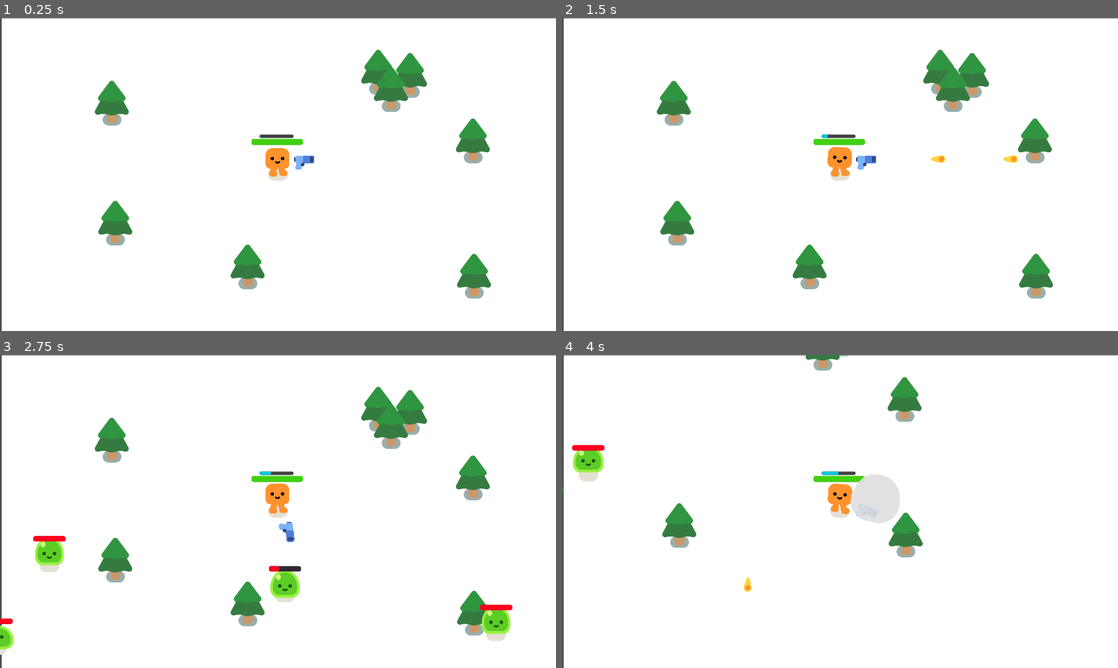
Above: before the commit, frames 1-4 (two rows, left to right).
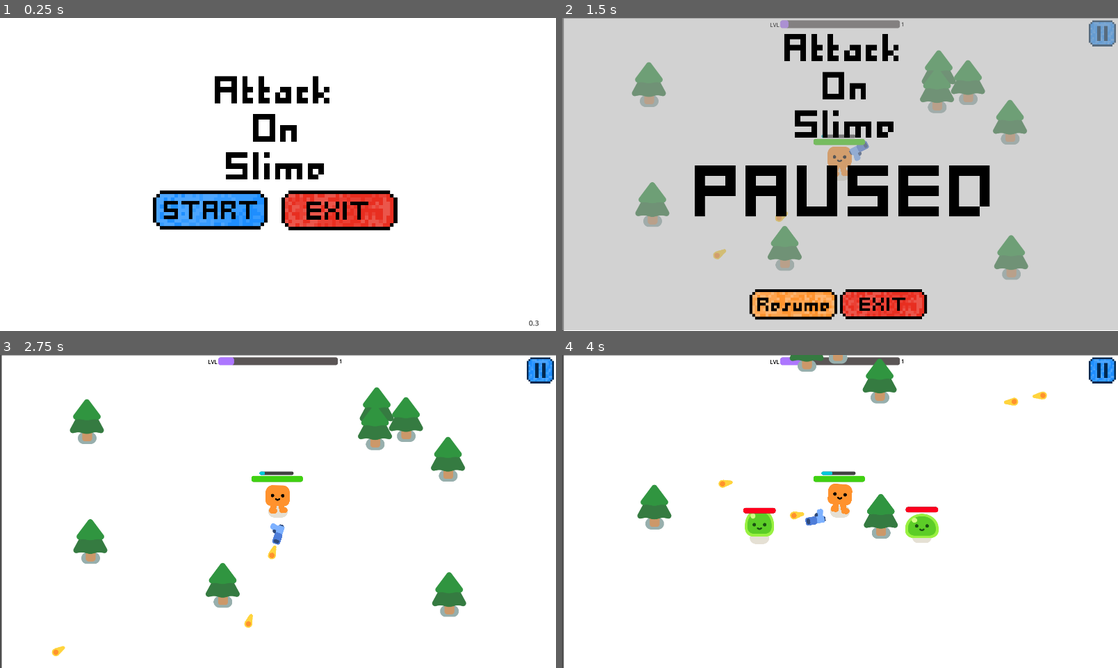
Above: after the commit, the same moments.

Repository: ViRUSv69/First-Game-Godot
Game: Godot game, scene res://scenes/start.tscn
Two runs of this game, one before a commit and one after it. Both use one fixed random seed, a clock stepped at 60 frames per second and the inputs below. Before the commit the project starts from res://game.tscn.
Inputs (mouse positions are in pixels of both pictures, inside the frame that each line leads up to):
- Up to frame 1 (0.25 s): no input
- Up to frame 2 (1.5 s): click (773, 208) at 0.52 s; click (1101, 33) at 1.27 s
- Up to frame 3 (2.75 s): click (233, 639) at 2.02 s
- Up to frame 4 (4 s): move the mouse to (962, 495) at 2.77 s; hold D (move_right) 2.78-3.53 s; tap Space (attack) at 2.85, 3.8 s; tap K (change) at 3.05, 3.6 s; move the mouse to (728, 527) at 3.52 s; hold S (move_down) from 3.53 s (still down)

The runs differ from the first frame. In frame 1, 12% of the frame differs, in the area x 0-100%, y 0-100%; in frame 2, 99%; in frame 3, 9.7%; in frame 4, 7.0%.

Commit message:
0.3 GAME NAME : ATTACK ON SLIME Added : Pause Button in Game Screen Added : Start Screen Added : Level Bar Updated Game Mechanics : Shoots where you point your cursor Updated : Pause Menu Screen Updated : Game Over Screen Updated : Personalized Damage from Enemies Updated : Health Manager Updated : Now you get access to Rifle after Level 3 Fixed : Splash attack doesn't kill but applies a damage of 5

Diff:
--- /dev/null
+++ b/Scripts/health_manager.gd
@@ -0,0 +1,18 @@
+extends Node
+
+signal health_finished
+
+@export var Max_Player_Health = 100.0
+var Player_Health
+
+func _ready() -> void:
+	Player_Health = Max_Player_Health
+
+
+func decrease_heath(health_amount):
+	Player_Health -= health_amount
+	print(Player_Health)
+
+	if Player_Health <=0:
+		health_finished.emit()
+		print_debug("Player died")
--- /dev/null
+++ b/Scripts/level_bar.gd
@@ -0,0 +1,22 @@
+extends ProgressBar
+
+@onready var bar_value = 0
+@export var max_bar_value = 10
+var level = 0
+
+func _ready() -> void:
+	$Timer.start()
+
+func _process(delta: float) -> void:
+	%LevelBar.max_value = max_bar_value
+	bar_value = $Timer.wait_time - $Timer.time_left
+	%LevelBar.value = bar_value
+	if bar_value == 0:
+		level += 1
+	%leveltext.text = str(level)
+
+func _on_timer_timeout() -> void:
+	bar_value = 0
+	max_bar_value += 10
+	$Timer.wait_time += 10
+	$Timer.start()
--- a/scenes/pause_menu.gd
+++ b/Scripts/paused.gd
@@ -1,9 +1,8 @@
-extends Control
-
+extends Node
 
 func _on_resume_pressed() -> void:
-	%PauseMenu.hide()
+	%Paused.hide()
 	Engine.time_scale = 1
 
 func _on_quit_pressed() -> void:
-	get_tree().quit()
+	get_tree().change_scene_to_file("res://scenes/start.tscn")
--- a/Scripts/rifle.gd
+++ b/Scripts/rifle.gd
@@ -3,10 +3,8 @@
 @export var DAMAGE = 0.5
 
 func _physics_process(delta):
-	var mobs_in_range= get_overlapping_bodies()
-	if mobs_in_range.size() > 0:
-		var target_mob = mobs_in_range.front()
-		look_at(target_mob.global_position)
+	look_at(get_global_mouse_position())
+
 
 func shoot():
 	const BULLET = preload("res://bullet.tscn")
--- /dev/null
+++ b/Scripts/start.gd
@@ -0,0 +1,13 @@
+extends CanvasLayer
+
+func _ready() -> void:
+	var game:Game = Game.new()
+	var game_version = game.GAME_VERSION
+	print(game_version)
+	$ColorRect/Game_Version.text = game_version
+
+func _on_start_btn_pressed() -> void:
+	get_tree().change_scene_to_file("res://game.tscn")
+
+func _on_exit_btn_pressed() -> void:
+	get_tree().quit()
--- a/game.gd
+++ b/game.gd
@@ -1,7 +1,23 @@
 extends Node2D
+class_name Game
 
-@onready var pause_menu = %PauseMenu
+#---------------------------------------
+
+# GAME_NAME = "ATTACK ON SLIME"
+# GAME_DEVELOPER = "VIRUS"
+@export var GAME_VERSION = "0.3"
+
+#---------------------------------------
+
+@onready var pause_menu = %Paused
+func _ready() -> void:
+	HealthManager.health_finished.connect(health_finish)
+
 var pause = false
+
+func _process(delta: float) -> void:
+	if Input.is_action_just_pressed("pause"):
+		pauseMenu()
 
 func spawn():
 	var new_mob = preload("res://mob.tscn").instantiate()
@@ -10,7 +26,8 @@
 	add_child(new_mob)
 func _on_timer_timeout() -> void:
 	spawn()
-func _on_player_health_finish() -> void:
+
+func health_finish() -> void:
 	get_tree().change_scene_to_file("res://game_over.tscn")
 
 func health_spawn():
@@ -23,10 +40,6 @@
 	health_spawn()
 	%HealthNotice.visible = true
 
-func _process(delta: float) -> void:
-	if Input.is_action_just_pressed("pause"):
-		pauseMenu()
-
 func pauseMenu():
 	if pause:
 		pause_menu.hide()
@@ -36,3 +49,6 @@
 		Engine.time_scale = 0
 
 	pause = !pause
+
+func _on_pause_btn_pressed() -> void:
+	pauseMenu()
--- a/game.tscn
+++ b/game.tscn
@@ -1,9 +1,25 @@
-[gd_scene load_steps=7 format=3 uid="uid://cfxd2ol8i41px"]
+[gd_scene load_steps=11 format=3 uid="uid://cfxd2ol8i41px"]
 
 [ext_resource type="Script" path="res://game.gd" id="1_i36l4"]
 [ext_resource type="PackedScene" uid="uid://btpqor03vcqio" path="res://player.tscn" id="1_xvohg"]
 [ext_resource type="PackedScene" uid="uid://bf4sad434wo2y" path="res://tree.tscn" id="2_1u4xu"]
-[ext_resource type="PackedScene" uid="uid://ctxfupuynog2w" path="res://scenes/pause_menu.tscn" id="4_6swxf"]
+[ext_resource type="Script" path="res://Scripts/level_bar.gd" id="2_rjww1"]
+[ext_resource type="Texture2D" uid="uid://cdiq834snym1f" path="res://assets/PauseBTN.png" id="3_ik54m"]
+[ext_resource type="PackedScene" uid="uid://roseiadvphks" path="res://scenes/paused.tscn" id="5_n8sj2"]
+
+[sub_resource type="StyleBoxFlat" id="StyleBoxFlat_re6h0"]
+bg_color = Color(0.354516, 0.332506, 0.334752, 1)
+corner_radius_top_left = 8
+corner_radius_top_right = 8
+corner_radius_bottom_right = 8
+corner_radius_bottom_left = 8
+
+[sub_resource type="StyleBoxFlat" id="StyleBoxFlat_pkb22"]
+bg_color = Color(0.680168, 0.464527, 1, 1)
+corner_radius_top_left = 8
+corner_radius_top_right = 8
+corner_radius_bottom_right = 8
+corner_radius_bottom_left = 8
 
 [sub_resource type="Curve2D" id="Curve2D_hiecu"]
 _data = {
@@ -22,6 +38,17 @@
 position = Vector2(3, 0)
 script = ExtResource("1_i36l4")
 
+[node name="PauseScreen" type="CanvasLayer" parent="."]
+
+[node name="Paused" parent="PauseScreen" instance=ExtResource("5_n8sj2")]
+unique_name_in_owner = true
+visible = false
+top_level = true
+offset_left = 20.0
+offset_top = -8.0
+offset_right = 20.0
+offset_bottom = -8.0
+
 [node name="CanvasLayer" type="CanvasLayer" parent="."]
 layer = -30
 
@@ -30,6 +57,7 @@
 offset_top = 1.0
 offset_right = 1924.0
 offset_bottom = 1087.0
+metadata/_edit_use_anchors_ = true
 
 [node name="AttackNotice" type="Label" parent="CanvasLayer"]
 unique_name_in_owner = true
@@ -53,40 +81,89 @@
 theme_override_font_sizes/font_size = 21
 text = "Health Pack Dropped"
 
+[node name="LevelBar" type="ProgressBar" parent="CanvasLayer"]
+unique_name_in_owner = true
+anchors_preset = 5
+anchor_left = 0.5
+anchor_right = 0.5
+offset_left = -206.5
+offset_top = 8.0
+offset_right = 206.5
+offset_bottom = 35.0
+grow_horizontal = 2
+theme_override_styles/background = SubResource("StyleBoxFlat_re6h0")
+theme_override_styles/fill = SubResource("StyleBoxFlat_pkb22")
+max_value = 10.0
+show_percentage = false
+script = ExtResource("2_rjww1")
+
+[node name="Label" type="Label" parent="CanvasLayer/LevelBar"]
+layout_mode = 0
+offset_left = -39.5
+offset_top = 2.0
+offset_right = 0.5
+offset_bottom = 29.0
+theme_override_colors/font_color = Color(0, 0, 0, 1)
+theme_override_font_sizes/font_size = 19
+text = "LVL"
+horizontal_alignment = 1
+
+[node name="leveltext" type="Label" parent="CanvasLayer/LevelBar"]
+unique_name_in_owner = true
+layout_mode = 0
+offset_left = 416.5
+offset_top = -1.0
+offset_right = 456.5
+offset_bottom = 27.0
+theme_override_colors/font_color = Color(0, 0, 0, 1)
+theme_override_font_sizes/font_size = 20
+
+[node name="Timer" type="Timer" parent="CanvasLayer/LevelBar"]
+wait_time = 10.0
+
+[node name="PauseBTN" type="TextureButton" parent="CanvasLayer"]
+texture_filter = 1
+anchors_preset = 1
+anchor_left = 1.0
+anchor_right = 1.0
+offset_left = -101.0
+offset_top = 8.0
+offset_right = -7.0
+offset_bottom = 98.0
+grow_horizontal = 0
+action_mode = 0
+texture_normal = ExtResource("3_ik54m")
+texture_hover = ExtResource("3_ik54m")
+stretch_mode = 0
+
 [node name="Player" parent="." instance=ExtResource("1_xvohg")]
-position = Vector2(874, 478)
+position = Vector2(960, 542)
 
-[node name="PauseMenu" parent="Player" instance=ExtResource("4_6swxf")]
-unique_name_in_owner = true
-visible = false
-offset_left = -864.0
-offset_top = -30.0
-offset_right = -864.0
-offset_bottom = -30.0
+[node name="Trees" type="Node" parent="."]
 
-[node name="Tree" parent="." instance=ExtResource("2_1u4xu")]
-position = Vector2(312, 638)
+[node name="Tree" parent="Trees" instance=ExtResource("2_1u4xu")]
+position = Vector2(315, 638)
 
-[node name="Tree2" parent="." instance=ExtResource("2_1u4xu")]
-position = Vector2(1220, 117)
+[node name="Tree2" parent="Trees" instance=ExtResource("2_1u4xu")]
+position = Vector2(1304, 183)
 
-[node name="Tree3" parent="." instance=ExtResource("2_1u4xu")]
-position = Vector2(1330, 128)
+[node name="Tree3" parent="Trees" instance=ExtResource("2_1u4xu")]
+position = Vector2(1405, 217)
 
-[node name="Tree4" parent="." instance=ExtResource("2_1u4xu")]
-position = Vector2(1264, 177)
+[node name="Tree4" parent="Trees" instance=ExtResource("2_1u4xu")]
+position = Vector2(1298, 245)
 
-[node name="Tree5" parent="." instance=ExtResource("2_1u4xu")]
-position = Vector2(769, 789)
+[node name="Tree5" parent="Trees" instance=ExtResource("2_1u4xu")]
+position = Vector2(772, 789)
 
-[node name="Tree6" parent="." instance=ExtResource("2_1u4xu")]
-position = Vector2(1551, 821)
+[node name="Tree6" parent="Trees" instance=ExtResource("2_1u4xu")]
+position = Vector2(1554, 821)
 
-[node name="Tree7" parent="." instance=ExtResource("2_1u4xu")]
-position = Vector2(300, 224)
+[node name="Tree7" parent="Trees" instance=ExtResource("2_1u4xu")]
+position = Vector2(303, 224)
 
-[node name="Tree8" parent="." instance=ExtResource("2_1u4xu")]
-position = Vector2(1547, 354)
+[node name="Tree8" parent="Trees" instance=ExtResource("2_1u4xu")]
+position = Vector2(1550, 354)
 
 [node name="Spawner" type="Path2D" parent="."]
 position = Vector2(1057.88, 152.523)
@@ -114,6 +191,7 @@
 wait_time = 15.0
 autostart = true
 
-[connection signal="health_finish" from="Player" to="." method="_on_player_health_finish"]
+[connection signal="timeout" from="CanvasLayer/LevelBar/Timer" to="CanvasLayer/LevelBar" method="_on_timer_timeout"]
+[connection signal="pressed" from="CanvasLayer/PauseBTN" to="." method="_on_pause_btn_pressed"]
 [connection signal="timeout" from="Timer" to="." method="_on_timer_timeout"]
 [connection signal="timeout" from="HealthSpawnerTimer" to="." method="_on_health_spawner_timer_timeout"]
--- a/game_over.gd
+++ b/game_over.gd
@@ -1,9 +1,9 @@
 extends CanvasLayer
 
 
-func _on_button_pressed() -> void:
+func _on_restart_btn_pressed() -> void:
 	get_tree().change_scene_to_file("res://game.tscn")
 
 
-func _on_button_2_pressed() -> void:
-	get_tree().quit()
+func _on_exit_btn_pressed() -> void:
+	get_tree().change_scene_to_file("res://scenes/start.tscn")
--- a/game_over.tscn
+++ b/game_over.tscn
@@ -1,9 +1,9 @@
-[gd_scene load_steps=3 format=3 uid="uid://bch5kk3bheyh6"]
+[gd_scene load_steps=5 format=3 uid="uid://bch5kk3bheyh6"]
 
 [ext_resource type="Script" path="res://game_over.gd" id="1_byjtn"]
-
-[sub_resource type="VideoStreamTheora" id="VideoStreamTheora_1x38m"]
-file = "res://assets/game.ogg"
+[ext_resource type="Texture2D" uid="uid://ck71v5kpobk2o" path="res://assets/Game_Over.png" id="2_f4l17"]
+[ext_resource type="Texture2D" uid="uid://tj3rwvnuhc1n" path="res://assets/StartScreen/Restart.png" id="3_045xo"]
+[ext_resource type="Texture2D" uid="uid://bsb6xl7n0pv2t" path="res://assets/StartScreen/1.png" id="4_jk3v5"]
 
 [node name="GameOver" type="CanvasLayer"]
 script = ExtResource("1_byjtn")
@@ -14,72 +14,47 @@
 anchor_bottom = 1.0
 grow_horizontal = 2
 grow_vertical = 2
+color = Color(0.800491, 0.800491, 0.800491, 1)
 
-[node name="VideoStreamPlayer" type="VideoStreamPlayer" parent="ColorRect"]
-modulate = Color(0.298039, 0.298039, 0.298039, 0.788235)
-layout_mode = 1
-anchors_preset = 15
-anchor_right = 1.0
+[node name="GameOver" type="Sprite2D" parent="."]
+texture_filter = 1
+position = Vector2(908, 467)
+scale = Vector2(25.5357, 25.5357)
+texture = ExtResource("2_f4l17")
+
+[node name="RestartBTN" type="TextureButton" parent="."]
+texture_filter = 1
+anchors_preset = 7
+anchor_left = 0.5
+anchor_top = 1.0
+anchor_right = 0.5
 anchor_bottom = 1.0
-offset_left = -8.0
-offset_top = -36.0
-offset_right = 8.0
-offset_bottom = 36.0
+offset_left = -353.0
+offset_top = -499.0
+offset_right = -50.0
+offset_bottom = -395.0
 grow_horizontal = 2
-grow_vertical = 2
-stream = SubResource("VideoStreamTheora_1x38m")
-autoplay = true
-loop = true
+grow_vertical = 0
+texture_normal = ExtResource("3_045xo")
+texture_hover = ExtResource("3_045xo")
+stretch_mode = 0
 
-[node name="Label" type="Label" parent="ColorRect"]
-layout_mode = 1
-anchors_preset = 8
+[node name="ExitBTN" type="TextureButton" parent="."]
+texture_filter = 1
+anchors_preset = 7
 anchor_left = 0.5
-anchor_top = 0.5
+anchor_top = 1.0
 anchor_right = 0.5
-anchor_bottom = 0.5
-offset_left = -381.0
-offset_top = -253.0
-offset_right = 370.0
-offset_bottom = -73.0
+anchor_bottom = 1.0
+offset_left = -39.0
+offset_top = -499.0
+offset_right = 261.0
+offset_bottom = -396.0
 grow_horizontal = 2
-grow_vertical = 2
-theme_override_colors/font_color = Color(0, 0, 0, 1)
-theme_override_font_sizes/font_size = 131
-text = "GAME OVER"
+grow_vertical = 0
+texture_normal = ExtResource("4_jk3v5")
+texture_hover = ExtResource("4_jk3v5")
+stretch_mode = 0
 
-[node name="Button" type="Button" parent="ColorRect"]
-unique_name_in_owner = true
-layout_mode = 1
-anchors_preset = 8
-anchor_left = 0.5
-anchor_top = 0.5
-anchor_right = 0.5
-anchor_bottom = 0.5
-offset_left = -103.0
-offset_top = -51.0
-offset_right = 118.0
-offset_bottom = 27.0
-grow_horizontal = 2
-grow_vertical = 2
-theme_override_font_sizes/font_size = 51
-text = "RESTART"
-
-[node name="Button2" type="Button" parent="ColorRect"]
-layout_mode = 1
-anchors_preset = 8
-anchor_left = 0.5
-anchor_top = 0.5
-anchor_right = 0.5
-anchor_bottom = 0.5
-offset_left = -52.0
-offset_top = 41.0
-offset_right = 61.0
-offset_bottom = 119.0
-grow_horizontal = 2
-grow_vertical = 2
-theme_override_font_sizes/font_size = 51
-text = "EXIT"
-
-[connection signal="pressed" from="ColorRect/Button" to="." method="_on_button_pressed"]
-[connection signal="pressed" from="ColorRect/Button2" to="." method="_on_button_2_pressed"]
+[connection signal="pressed" from="RestartBTN" to="." method="_on_restart_btn_pressed"]
+[connection signal="pressed" from="ExitBTN" to="." method="_on_exit_btn_pressed"]
--- a/gun.gd
+++ b/gun.gd
@@ -3,10 +3,7 @@
 @export var DAMAGE = 1
 
 func _physics_process(delta):
-	var mobs_in_range= get_overlapping_bodies()
-	if mobs_in_range.size() > 0:
-		var target_mob = mobs_in_range.front()
-		look_at(target_mob.global_position)
+	look_at(get_global_mouse_position())
 
 func shoot():
 	const BULLET = preload("res://bullet.tscn")
--- a/mob.gd
+++ b/mob.gd
@@ -2,6 +2,7 @@
 class_name Enemy
 
 var health = 3
+var Damage = 5
 
 @onready var player= get_node("/root/Game/Player")
 
@@ -25,5 +26,5 @@
 	%MobHealthBar.value = health
 	%Slime.play_hurt()
 
-	if health == 0:
+	if health <= 0:
 		kill()
--- a/player.gd
+++ b/player.gd
@@ -1,15 +1,15 @@
 extends CharacterBody2D
+class_name Player
 
-signal health_finish
-var Player_Health = 100.0
+@onready var Player_Health = 100.0
 
 @onready var weapon: Node2D = get_node("Weaons")
 var current_weapon
-var num = 0
+var weapon_counter = 0
+@onready var level_bar = %LevelBar
 
 func _ready() -> void:
-	current_weapon = weapon.get_child(num)
-	print(weapon.get_child_count()-1)
+	current_weapon = weapon.get_child(weapon_counter)
 
 func _physics_process(delta):
 	var direction = Input.get_vector("move_left","move_right","move_up","move_down")
@@ -24,22 +24,7 @@
 	if %AttackBar.value != %AttackBar.max_value:
 		%AttackBar.value = %AttackTimer.wait_time - %AttackTimer.time_left
 
-	if Input.is_action_just_pressed("attack") and %AttackBar.value == %AttackBar.max_value:
-		%AttackBar.value =0
-		%AttackTimer.start()
-		%AttackNotice.visible = false
-		var mobs_in_killzone = %Killzone.get_overlapping_bodies()
-		for mob in mobs_in_killzone:
-			if mob is Enemy:
-				mob.kill()
-
-	var DAMAGE_RATE = 5
-	var overlapping_mobs = %Hurtbox.get_overlapping_bodies()
-	if overlapping_mobs.size() > 0:
-		Player_Health -= DAMAGE_RATE * overlapping_mobs.size() * delta
-	%PlayerHealthBar.value = Player_Health
-	if Player_Health <= 0:
-			health_finish.emit()
+	splash_attack()
 
 func _on_timer_timeout() -> void:
 	%AttackBar.value = %AttackBar.max_value
@@ -51,13 +36,36 @@
 	%PlayerHealthBar.value = Player_Health
 
 func _process(delta: float) -> void:
+	if level_bar.level >= 3:
+		weapon_change()
+
+func _on_hurtbox_body_entered(body: Node2D) -> void:
+	if body is Enemy:
+		var damage = body.Damage
+		HealthManager.decrease_heath(damage)
+	%PlayerHealthBar.value = HealthManager.Player_Health
+
+func splash_attack():
+	var splash_damage = 5
+	var attack = Attack.new()
+	attack.attack_damage = splash_damage
+	if Input.is_action_just_pressed("attack") and %AttackBar.value == %AttackBar.max_value:
+		%AttackBar.value =0
+		%AttackTimer.start()
+		%AttackNotice.visible = false
+		var mobs_in_killzone = %Killzone.get_overlapping_bodies()
+		for mob in mobs_in_killzone:
+			if mob is Enemy:
+				mob.take_damage(attack)
+
+func weapon_change():
 	if Input.is_action_just_pressed("change"):
-		num+=1
-		if num > weapon.get_child_count()-1:
-			num = 0
+		weapon_counter+=1
+		if weapon_counter > weapon.get_child_count()-1:
+			weapon_counter = 0
 		current_weapon.process_mode = Node.PROCESS_MODE_DISABLED
 		current_weapon.hide()
 
-		current_weapon = weapon.get_child(num)
+		current_weapon = weapon.get_child(weapon_counter)
 		current_weapon.process_mode = Node.PROCESS_MODE_INHERIT
 		current_weapon.show()
--- a/project.godot
+++ b/project.godot
@@ -75,9 +75,13 @@
 [application]
 
 config/name="Game 0.0"
-run/main_scene="res://game.tscn"
+run/main_scene="res://scenes/start.tscn"
 config/features=PackedStringArray("4.3", "Forward Plus")
 config/icon="res://icon.png"
+
+[autoload]
+
+HealthManager="*res://Scripts/health_manager.gd"
 
 [display]
 
@@ -130,6 +134,11 @@
 "events": [Object(InputEventKey,"resource_local_to_scene":false,"resource_name":"","device":-1,"window_id":0,"alt_press …(192 unchanged characters)…
 ]
 }
+shoot={
+"deadzone": 0.5,
+"events": [Object(InputEventMouseButton,"resource_local_to_scene":false,"resource_name":"","device":-1,"window_id":0,"alt_pressed":false,"shift_pressed":false,"ctrl_pressed":false,"meta_pressed":false,"button_mask":1,"position":Vector2(462, 21),"global_position":Vector2(481, 112),"factor":1.0,"button_index":1,"canceled":false,"pressed":true,"double_click":true,"script":null)
+]
+}
 
 [layer_names]
 
--- a/scenes/pause_menu.tscn
+++ /dev/null
@@ -1,44 +0,0 @@
-[gd_scene load_steps=2 format=3 uid="uid://ctxfupuynog2w"]
-
-[ext_resource type="Script" path="res://scenes/pause_menu.gd" id="1_70eu4"]
-
-[node name="PauseMenu" type="Control"]
-layout_mode = 3
-anchors_preset = 4
-anchor_top = 0.5
-anchor_bottom = 0.5
-offset_left = 10.0
-offset_top = -45.0
-offset_right = 10.0
-offset_bottom = -45.0
-grow_vertical = 2
-scale = Vector2(2.48, 2.48)
-script = ExtResource("1_70eu4")
-
-[node name="MarginContainer" type="MarginContainer" parent="."]
-layout_mode = 0
-offset_right = 40.0
-offset_bottom = 40.0
-
-[node name="VBoxContainer" type="VBoxContainer" parent="MarginContainer"]
-layout_mode = 2
-
-[node name="Label" type="Label" parent="MarginContainer/VBoxContainer"]
-texture_filter = 1
-layout_mode = 2
-theme_override_colors/font_color = Color(0, 0, 0, 1)
-text = "PAUSED"
-horizontal_alignment = 1
-
-[node name="Resume" type="Button" parent="MarginContainer/VBoxContainer"]
-texture_filter = 1
-layout_mode = 2
-text = "Resume"
-
-[node name="Quit" type="Button" parent="MarginContainer/VBoxContainer"]
-texture_filter = 1
-layout_mode = 2
-text = "Quit"
-
-[connection signal="pressed" from="MarginContainer/VBoxContainer/Resume" to="." method="_on_resume_pressed"]
-[connection signal="pressed" from="MarginContainer/VBoxContainer/Quit" to="." method="_on_quit_pressed"]
--- /dev/null
+++ b/scenes/paused.tscn
@@ -0,0 +1,77 @@
+[gd_scene load_steps=6 format=3 uid="uid://roseiadvphks"]
+
+[ext_resource type="Script" path="res://Scripts/paused.gd" id="1_nhx35"]
+[ext_resource type="Texture2D" uid="uid://b00q21cfde2wc" path="res://assets/StartScreen/Resume.png" id="2_x5voo"]
+[ext_resource type="Texture2D" uid="uid://bsb6xl7n0pv2t" path="res://assets/StartScreen/1.png" id="3_nc30m"]
+[ext_resource type="Texture2D" uid="uid://b811bunctlx2a" path="res://assets/StartScreen/Title.png" id="4_siq5x"]
+[ext_resource type="Texture2D" uid="uid://y413fw6k40vi" path="res://assets/StartScreen/Paused.png" id="5_r5546"]
+
+[node name="Paused" type="Control"]
+layout_mode = 3
+anchors_preset = 8
+anchor_left = 0.5
+anchor_top = 0.5
+anchor_right = 0.5
+anchor_bottom = 0.5
+grow_horizontal = 2
+grow_vertical = 2
+script = ExtResource("1_nhx35")
+
+[node name="ColorRect" type="ColorRect" parent="."]
+layout_mode = 0
+offset_left = -33.0
+offset_top = -1044.0
+offset_right = 48.0
+offset_bottom = -963.0
+scale = Vector2(-23.9914, 13.414)
+pivot_offset = Vector2(39.8463, -40.5587)
+color = Color(0.658824, 0.658824, 0.658824, 0.517647)
+
+[node name="ResumeBTN" type="TextureButton" parent="."]
+texture_filter = 1
+layout_mode = 1
+anchors_preset = 7
+anchor_left = 0.5
+anchor_top = 1.0
+anchor_right = 0.5
+anchor_bottom = 1.0
+offset_left = -333.0
+offset_top = 404.0
+offset_right = -30.0
+offset_bottom = 508.0
+grow_horizontal = 2
+grow_vertical = 0
+texture_normal = ExtResource("2_x5voo")
+stretch_mode = 0
+
+[node name="ExitBTN" type="TextureButton" parent="."]
+texture_filter = 1
+layout_mode = 1
+anchors_preset = 7
+anchor_left = 0.5
+anchor_top = 1.0
+anchor_right = 0.5
+anchor_bottom = 1.0
+offset_left = -19.0
+offset_top = 404.0
+offset_right = 281.0
+offset_bottom = 507.0
+grow_horizontal = 2
+grow_vertical = 0
+texture_normal = ExtResource("3_nc30m")
+stretch_mode = 0
+
+[node name="Title" type="Sprite2D" parent="."]
+texture_filter = 1
+position = Vector2(-15.0499, -298.125)
+scale = Vector2(18.8289, 18.8289)
+texture = ExtResource("4_siq5x")
+
+[node name="Paused" type="Sprite2D" parent="."]
+texture_filter = 1
+position = Vector2(-12.05, 64.875)
+scale = Vector2(35.1, 35.1)
+texture = ExtResource("5_r5546")
+
+[connection signal="pressed" from="ResumeBTN" to="." method="_on_resume_pressed"]
+[connection signal="pressed" from="ExitBTN" to="." method="_on_quit_pressed"]
--- /dev/null
+++ b/scenes/start.tscn
@@ -0,0 +1,75 @@
+[gd_scene load_steps=5 format=3 uid="uid://h6mc1y4w8et0"]
+
+[ext_resource type="Script" path="res://Scripts/start.gd" id="1_dd7lq"]
+[ext_resource type="Texture2D" uid="uid://ck88g1qxwxt7x" path="res://assets/StartScreen/0.png" id="1_e8xnd"]
+[ext_resource type="Texture2D" uid="uid://bsb6xl7n0pv2t" path="res://assets/StartScreen/1.png" id="2_bm0yu"]
+[ext_resource type="Texture2D" uid="uid://b811bunctlx2a" path="res://assets/StartScreen/Title.png" id="4_8wo6r"]
+
+[node name="Start" type="CanvasLayer"]
+script = ExtResource("1_dd7lq")
+
+[node name="ColorRect" type="ColorRect" parent="."]
+anchors_preset = 15
+anchor_right = 1.0
+anchor_bottom = 1.0
+grow_horizontal = 2
+grow_vertical = 2
+
+[node name="StartBTN" type="TextureButton" parent="ColorRect"]
+texture_filter = 1
+layout_mode = 1
+anchors_preset = 8
+anchor_left = 0.5
+anchor_top = 0.5
+anchor_right = 0.5
+anchor_bottom = 0.5
+offset_left = -432.0
+offset_top = 55.0
+offset_right = -36.0
+offset_bottom = 191.0
+grow_horizontal = 2
+grow_vertical = 2
+texture_normal = ExtResource("1_e8xnd")
+stretch_mode = 0
+
+[node name="ExitBTN" type="TextureButton" parent="ColorRect"]
+texture_filter = 1
+layout_mode = 1
+anchors_preset = 8
+anchor_left = 0.5
+anchor_top = 0.5
+anchor_right = 0.5
+anchor_bottom = 0.5
+offset_left = 11.0
+offset_top = 55.0
+offset_right = 412.0
+offset_bottom = 193.0
+grow_horizontal = 2
+grow_vertical = 2
+texture_normal = ExtResource("2_bm0yu")
+stretch_mode = 0
+
+[node name="Game_Version" type="Label" parent="ColorRect"]
+layout_mode = 1
+anchors_preset = 3
+anchor_left = 1.0
+anchor_top = 1.0
+anchor_right = 1.0
+anchor_bottom = 1.0
+offset_left = -94.0
+offset_top = -45.0
+offset_right = -10.0
+offset_bottom = -10.0
+grow_horizontal = 0
+grow_vertical = 0
+theme_override_colors/font_color = Color(0.277528, 0.277528, 0.277528, 1)
+theme_override_font_sizes/font_size = 25
+
+[node name="Title" type="Sprite2D" parent="."]
+texture_filter = 1
+position = Vector2(940, 379)
+scale = Vector2(18.8289, 18.8289)
+texture = ExtResource("4_8wo6r")
+
+[connection signal="pressed" from="ColorRect/StartBTN" to="." method="_on_start_btn_pressed"]
+[connection signal="pressed" from="ColorRect/ExitBTN" to="." method="_on_exit_btn_pressed"]
Binary file added: assets/Game_Over.png
Not shown, added: assets/Game_Over.png.import
Binary file added: assets/PauseBTN.png
Not shown, added: assets/PauseBTN.png.import
Binary file added: assets/StartScreen/0.png
Not shown, added: assets/StartScreen/0.png.import
Binary file added: assets/StartScreen/1.png
Not shown, added: assets/StartScreen/1.png.import
Binary file added: assets/StartScreen/Paused.png
Not shown, changed: assets/StartScreen/Paused.png.import
Binary file added: assets/StartScreen/Restart.png
Not shown, added: assets/StartScreen/Restart.png.import
(and 7 more such lines)
